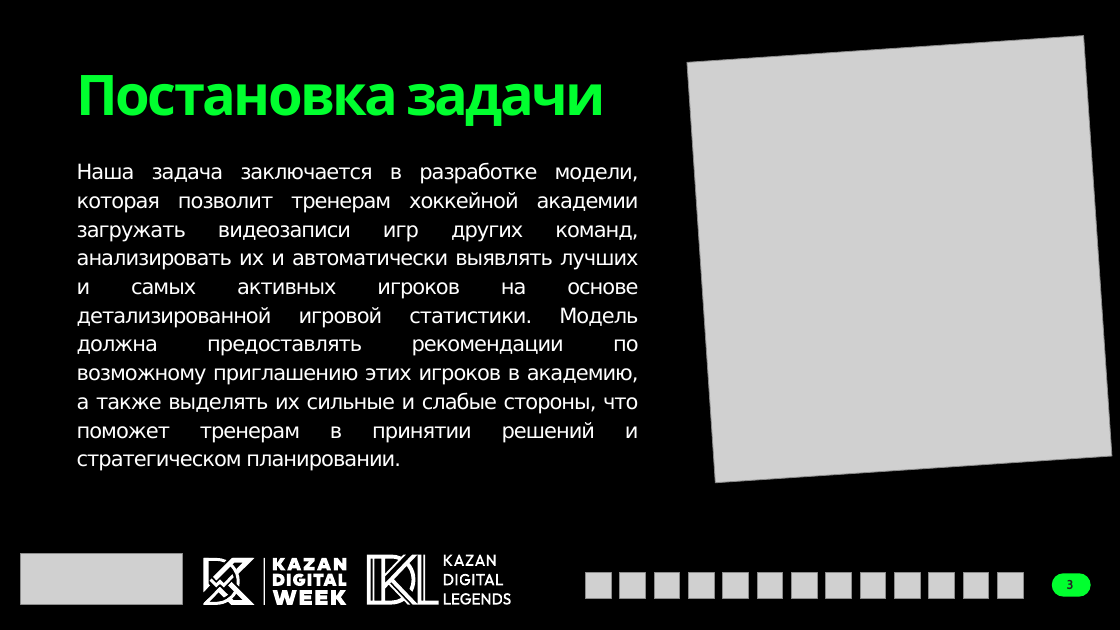
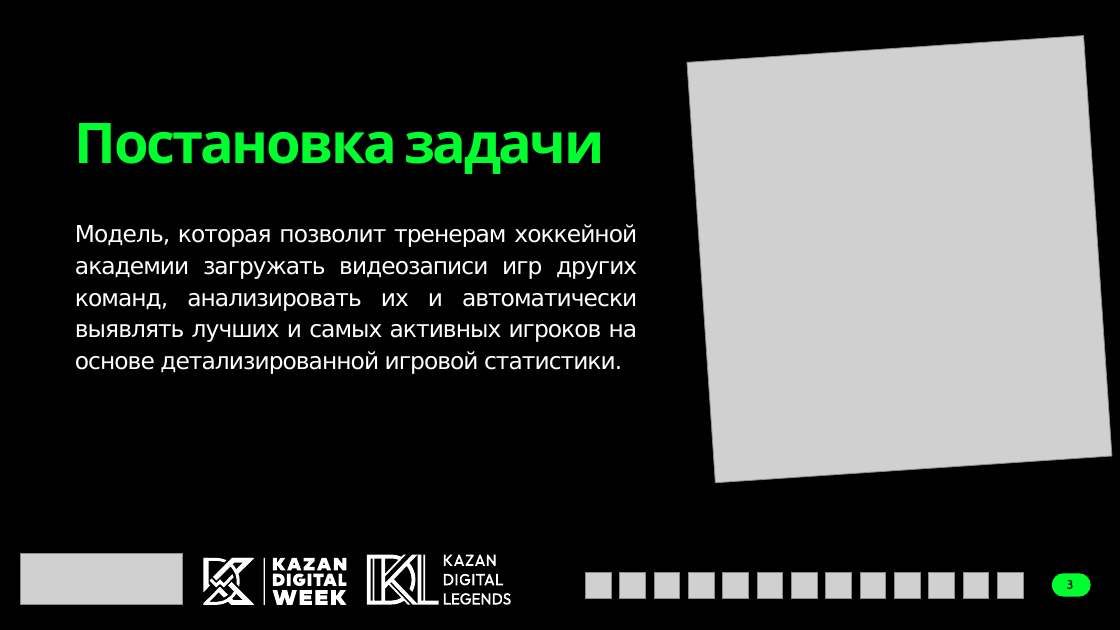
Before and after one commit to simeonkolchin/techstorm_hack_22_08_2024, a slide deck: slide 3 of bazuka_arms.pptx. Drawn at 1120x630 pixels with LibreOffice and Linux fonts; fonts in the diff are those of the drawing; grey boxes stand for pictures. Boxes give left, top, right and bottom in pixels: in the first picture for what was removed or moved away, otherwise in the second. Text is boxed around its words. In the diff, an @@ line names an element or a change of style, - is before the commit and + after.

```diff
--- a/bazuka_arms.pptx
+++ b/bazuka_arms.pptx
@@ title "Постановка задачи": place and size @@
-title "Постановка задачи" at (77, 75, 606, 126)
+title "Постановка задачи" at (75, 123, 604, 174)
@@ text at (75, 224, 638, 374): text changed; size 18 to 20 pt @@
-Наша задача заключается в разработке модели, которая позволит тренерам хоккейной академии загружать видеозаписи игр других команд, анализировать их и автоматически выявлять лучших и самых активных игроков на основе детализированной игровой статистики. Модель должна предоставлять рекомендации по возможному приглашению этих игроков в академию, а также выделять их сильные и слабые стороны, что поможет тренерам в принятии решений и стратегическом планировании.
+Модель, которая позволит тренерам хоккейной академии загружать видеозаписи игр других команд, анализировать их и автоматически выявлять лучших и самых активных игроков на основе детализированной игровой статистики.
```
Also in this commit, not shown: 2 other slides changed, 5 other files.
